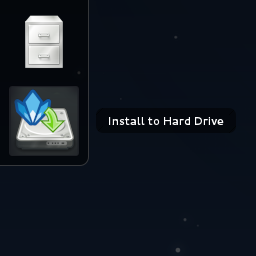
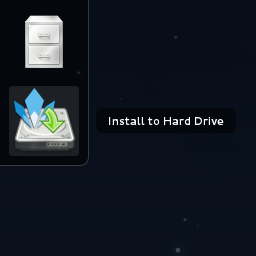
Layers edited between the first and the second 256 x 256 image:
renamed "Pasted Layer" to "anaconda.png", painted on it over [11, 87, 78, 155]
renamed "install-button.png" to "install-button2.png", painted on it over [11, 87, 78, 155]
